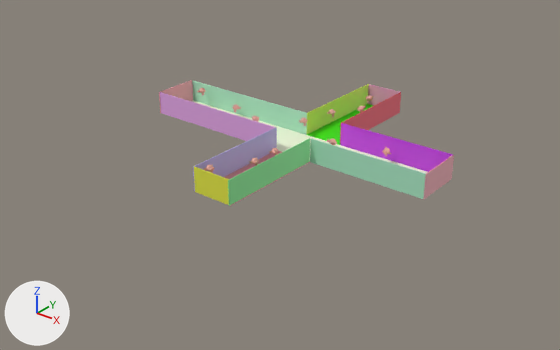
Before and after pictures for a commit that changed the glTF model untitled.gltf.
Rendered twice from a camera (50 mm lens) standing at (87.9, -140.1, 76.7) and looking at (-20.0, -5.2, -6.9). Arrows for +X, +Y and +Z are at lower left; the lights stay in place. Where no turn or scale is listed for an object, it has been applied to the vertices. Vertices at the same position are counted once.
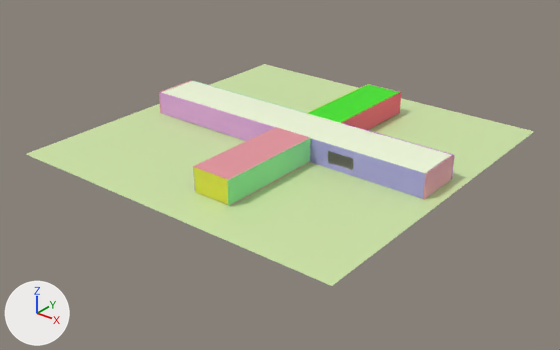
Where the change shows, as pixel boxes (x1, y1, x2, y2) in the pictures (560 x 350 px):
'Plane', added (green)
    after: (27, 64, 535, 286)
'Cube.015', added
    after: (162, 81, 452, 173)
'Cube.008', reshaped, moved, rescaled
    both: (310, 139, 426, 199)
'Cube.017', added (pink)
    after: (193, 127, 310, 180)
'Cube.016', added (green)
    after: (307, 84, 400, 123)
part 1 of me_cube_002, built on
    before: (340, 123, 452, 172)
    after: (349, 125, 454, 179)
part 2 of me_cube_008, built on
    before: (310, 139, 426, 199)
    after: (310, 139, 425, 199)
part 3 of me_cube_008, recoloured
    before: (313, 139, 426, 199)
    after: (317, 140, 426, 174)
'Cube.012', unchanged, covered by the edit
    before: (192, 81, 307, 135)
    after: (195, 81, 306, 113)
'Cube.004', unchanged, covered by the edit
    before: (193, 128, 277, 191)
    after: (193, 168, 195, 191)
'Cube.011', unchanged, covered by the edit
    before: (307, 84, 369, 134)
    after: (308, 84, 368, 113)
'Cube', unchanged, covered by the edit
    before: (191, 100, 428, 173)
    after: (328, 151, 428, 173)

Edits to the bpy script that builds the scene:
```text
Add mat_material_003:
    mat_material_003 = principled_material('Material.003')
    mat_material_003.base_color = (0.43, 0.389, 0.8)  # blue #afa8e7
Add mat_material_029:
    mat_material_029 = principled_material('Material.029')
    mat_material_029.base_color = (0.8, 0.307, 0.348)  # pink #e7969f
Add mat_material_028:
    mat_material_028 = principled_material('Material.028')
    mat_material_028.base_color = (0.0454, 0.8, 0.00468)  # green #3ce70f
Add mat_material_001:
    mat_material_001 = principled_material('Material.001')
    mat_material_001.base_color = (0.92, 1.0, 0.743)  # white #f6ffe0
    mat_material_001.roughness = 0.4
Add mat_material_027:
    mat_material_027 = principled_material('Material.027')
    mat_material_027.base_color = (0.636, 0.8, 0.396)  # green #d1e7a9
Change me_cube_002:
    used by ob_cube_002; location = (5.1, 6.1, 2.9); scale = (15.0, 0.1, 3.0)
    remove me_cube_002.from_pydata(...)  # 8 vertices, 12 faces; spans x -1.0..1.0, y -1.0..1.0, z -1.0..1.0
    add me_cube_002.from_pydata(...)  # 16 vertices, 32 faces; spans x -1.0..1.0, y -1.0..1.0, z -1.0..1.0
    me_cube_002 part 1
    4 faces are deleted
    8 vertices are added at x -0.66..-0.2, y -1.0..1.0, z -0.57..0.43
    24 new faces join them
Change me_cube_008:
    used by ob_cube_008; location = (5.0, -6.2, 2.9); scale = (15.0, 0.1, 3.0)
    remove me_cube_008.from_pydata(...)  # 8 vertices, 12 faces; spans x -1.0..1.0, y -1.0..1.0, z -1.0..1.0
    add me_cube_008.from_pydata(...)  # 16 vertices, 32 faces; spans x -1.0..1.0, y -1.0..1.0, z -1.0..1.0
    me_cube_008 part 2
    4 faces are deleted
    8 vertices are added at x -0.66..-0.2, y -1.0..1.0, z -0.57..0.43
    24 new faces join them
    me_cube_008 part 3: 8 faces spanning x -1.0..1.0, y -1.0..1.0, z -1.0..1.0 switch from mat_material_009 (green #abe7c5) to mat_material_003 (blue #afa8e7)
Add me_cube_017:
    me_cube_017.from_pydata(...)  # a box spanning x -5.1..5.1, y -14.2..14.2, z -0.1..0.1
    me_cube_017.materials.append(mat_material_029)  # pink #e7969f
Add me_cube_016:
    me_cube_016.from_pydata(...)  # a box spanning x -5.1..5.1, y -14.1..14.1, z -0.1..0.1
    me_cube_016.materials.append(mat_material_028)  # green #3ce70f
Add me_cube_004:
    me_cube_004.from_pydata(...)  # a box spanning x -40.0..40.0, y -6.0..6.0, z -0.1..0.1
    me_cube_004.materials.append(mat_material_001)  # white #f6ffe0
Add me_plane:
    me_plane.from_pydata([(-1.0, -1.0, 0.0), (1.0, -1.0, 0.0), (-1.0, 1.0, 0.0), (1.0, 1.0, 0.0)], [], [(0, 1, 3), (0, 3, 2)])
    me_plane.materials.append(mat_material_027)  # green #d1e7a9
Change ob_cube_008:
    ob_cube_008.location: (5.0, -6.2, 2.9) -> (4.8, -6.1, 2.9)
    ob_cube_008.scale: (15.0, 0.1, 3.0) -> (15.1, 0.1, 3.0)
Add ob_cube_017:
    ob_cube_017 = bpy.data.objects.new('Cube.017', me_cube_017)
    ob_cube_017.location = (-15.4, -20.2, 5.9)
Add ob_cube_016:
    ob_cube_016 = bpy.data.objects.new('Cube.016', me_cube_016)
    ob_cube_016.location = (-15.2, 20.0, 5.8)
Add ob_cube_015:
    ob_cube_015 = bpy.data.objects.new('Cube.015', me_cube_004)
    ob_cube_015.location = (-20.3, -0.1, 5.8)
Add ob_plane:
    ob_plane = bpy.data.objects.new('Plane', me_plane)
    ob_plane.location = (-21.4, -0.2, -0.2)
    ob_plane.scale = (45.0, 45.0, 0.0)
```
